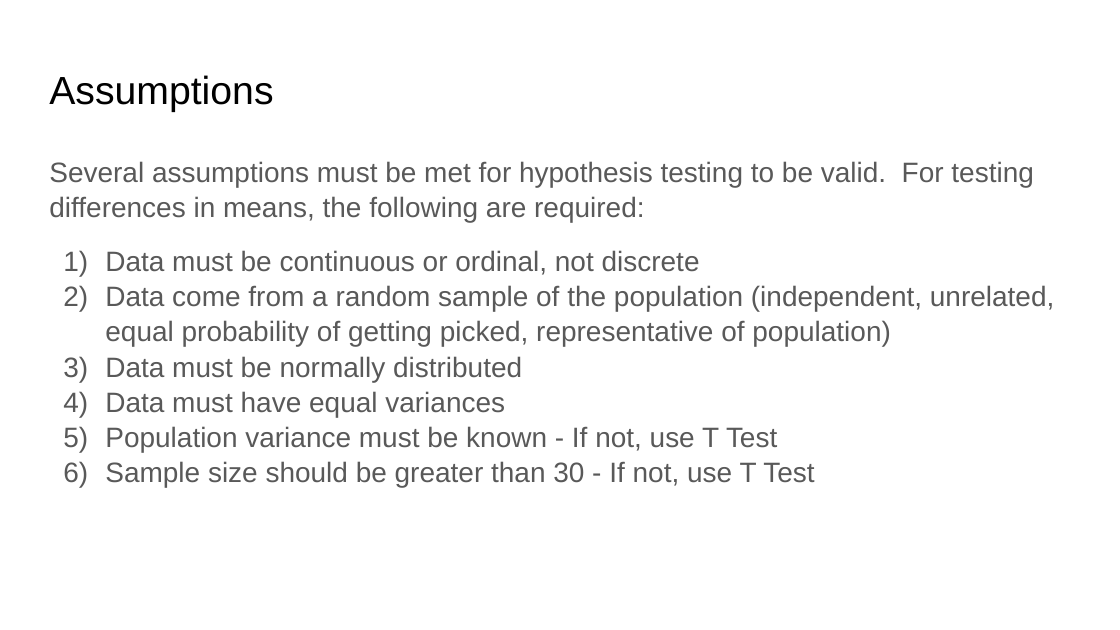
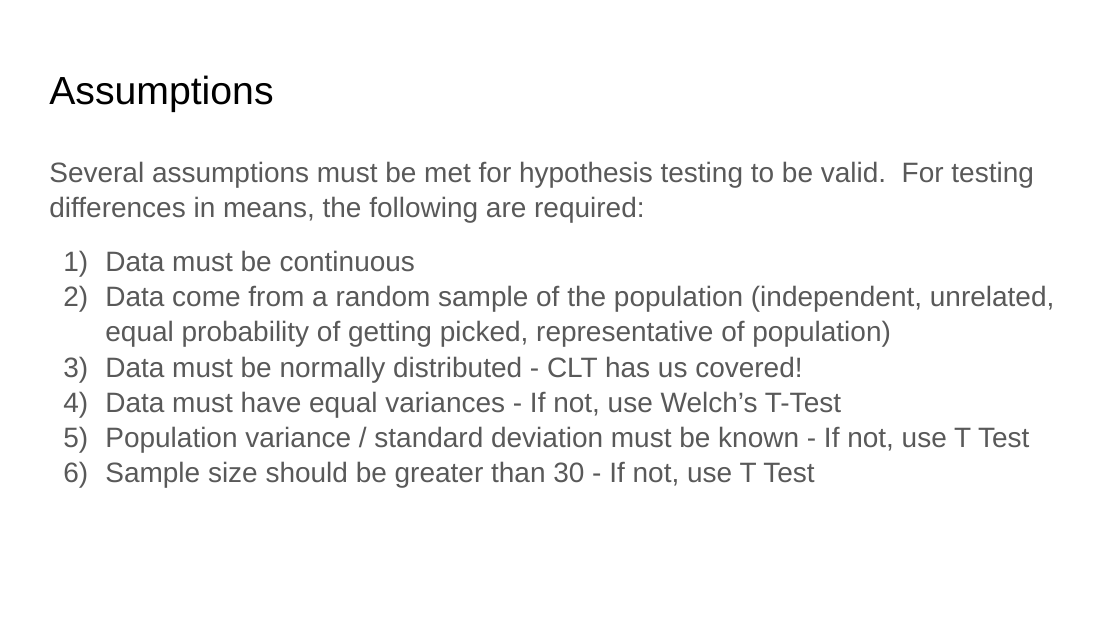
Before and after one commit to rjwrobel86/Python4Statistics, a slide deck: slide 7 of Non-Python Stats Stuff/Slides/Hypothesis Testing.pptx. Drawn at 1120x630 pixels with LibreOffice and Linux fonts; fonts in the diff are those of the drawing. Boxes give left, top, right and bottom in pixels: in the first picture for what was removed or moved away, otherwise in the second. Text is boxed around its words. In the diff, an @@ line names an element or a change of style, - is before the commit and + after.

```diff
--- a/Non-Python Stats Stuff/Slides/Hypothesis Testing.pptx
+++ b/Non-Python Stats Stuff/Slides/Hypothesis Testing.pptx
@@ text at (105,250,415,272): text changed @@
-1) Data must be continuous or ordinal, not discrete
+1) Data must be continuous
@@ text at (105,356,1029,452): text changed @@
-3) Data must be normally distributed
-4) Data must have equal variances
-5) Population variance must be known - If not, use T Test
+3) Data must be normally distributed - CLT has us covered!
+4) Data must have equal variances - If not, use Welch’s T-Test
+5) Population variance / standard deviation must be known - If not, use T Test
```
Also in this commit, not shown: 14 other slides changed, 7 slides added, 27 other files.
